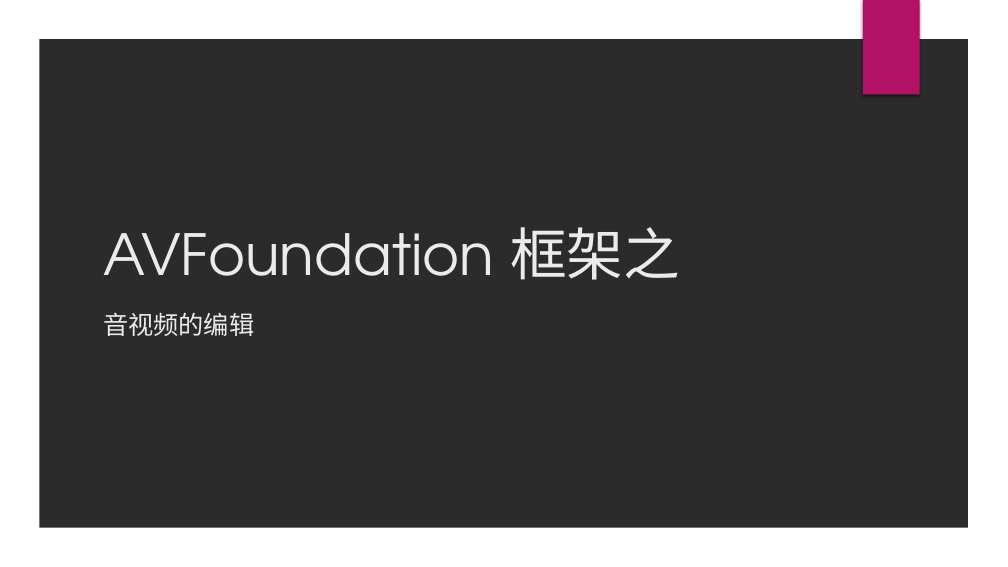
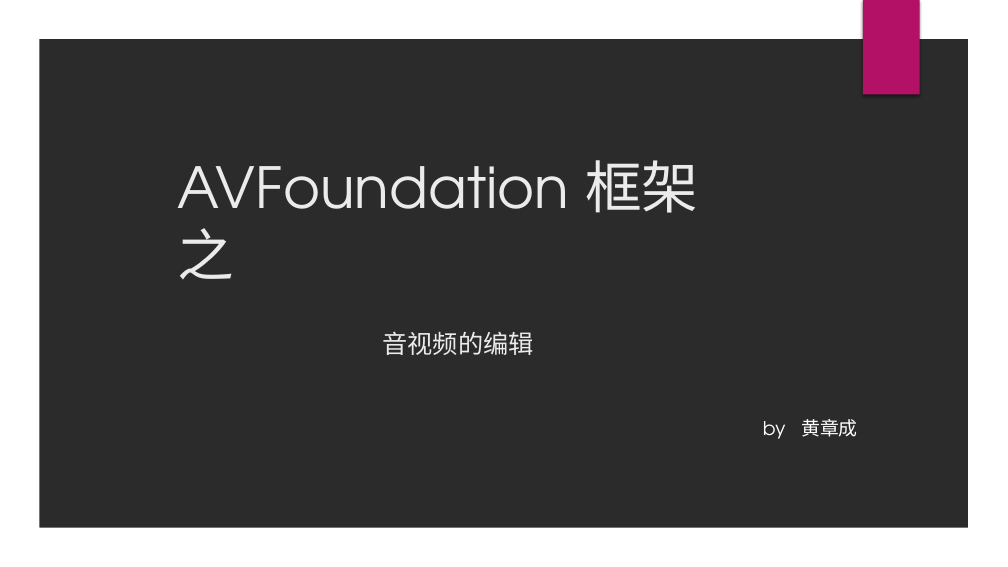
Before and after one commit to benben2019/BBVideoBox, a slide deck: slide 1 of AVFoundation-音视频剪辑.pptx. Drawn at 1008x567 pixels with LibreOffice and Linux fonts; fonts in the diff are those of the drawing; background and template pictures are left out; a plain dark background stands for a picture behind light text. Boxes give left, top, right and bottom in pixels: in the first picture for what was removed or moved away, otherwise in the second. Text is boxed around its words. In the diff, an @@ line names an element or a change of style, - is before the commit and + after.

```diff
--- a/AVFoundation-音视频剪辑.pptx
+++ b/AVFoundation-音视频剪辑.pptx
@@ title "AVFoundation 框架之" rewrapped from [103,227,680,280] to [178,160,698,279] @@
@@ subtitle "音视频的编辑": place and size @@
-subtitle "音视频的编辑" at [103,312,254,336]
+subtitle "音视频的编辑" at [383,331,534,355]
@@ text added at [763,419,858,439], 18 pt, text #FFFFFF @@
+by 黄章成
```
Also in this commit, not shown: 4 other slides changed, 11 slides added, 2 slides removed, 2 other files.
